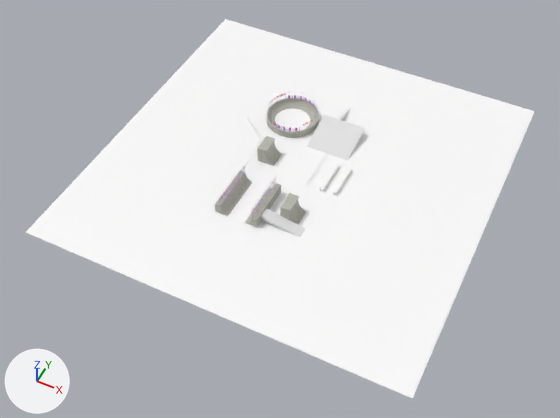
The Blender file data/levels/skate0/skate0.blend as it was, and as the next commit left it.
Rendered twice from a 50 mm camera at (121.0, -263.0, 291.0) aimed at (0.0, -21.0, -12.0). Arrows for +X, +Y and +Z are at lower left; the lights stay in place.

The scene before the commit, as lines of its bpy script (objects in view):
```python
ob_object10 = bpy.data.objects.new('object10', me_object10)
ob_object10.location = (25.0, 0.0, 1.0)
ob_object10.rotation_euler = (1.571, 0.0, 0.0)  # degrees (90, 0, 0)
ob_object12 = bpy.data.objects.new('object12', me_object12)
ob_object12.location = (-20.0, -33.5, 2.6)
ob_object12.rotation_euler = (1.571, 0.0, 0.0)  # degrees (90, 0, 0)
ob_object12_001 = bpy.data.objects.new('object12.001', me_object12_001)
ob_object12_001.location = (-3.8, -33.5, 2.6)
ob_object12_001.rotation_euler = (1.571, 0.0, 3.142)  # degrees (90, 0, 180)
ob_object12_002 = bpy.data.objects.new('object12.002', me_object12_004)
ob_object12_002.location = (-32.1, 31.9, 1.8)
ob_object12_002.rotation_euler = (1.571, 0.0, 0.0)  # degrees (90, 0, 0)
ob_object12_002.scale = (1.0, 0.739, 1.0)
ob_object4 = bpy.data.objects.new('object4', me_object4)
ob_object4.location = (18.0, 0.0, 1.0)
ob_object4.rotation_euler = (1.571, 0.0, 0.0)  # degrees (90, 0, 0)
ob_object5 = bpy.data.objects.new('object5', me_object5)
ob_object5.location = (9.1, 27.1, 1.6)
ob_object5.rotation_euler = (1.571, 0.0, 0.0)  # degrees (90, 0, 0)
ob_object6 = bpy.data.objects.new('object6', me_object6)
ob_object6.location = (5.0, 47.6, 1.5)
ob_object6.rotation_euler = (1.571, 0.0, 0.0)  # degrees (90, 0, 0)
ob_object7 = bpy.data.objects.new('object7', me_object7)
ob_object7.location = (-15.6, 0.0, 3.5)
ob_object7.rotation_euler = (1.571, 0.0, 0.0)  # degrees (90, 0, 0)
ob_object9 = bpy.data.objects.new('object9', me_object9)
ob_object9.location = (13.6, -31.6, 3.5)
ob_object9.rotation_euler = (1.571, 0.0, 0.0)  # degrees (90, 0, 0)
# also in view: 'object2' at (0.0, 0.0, 0.0)
```
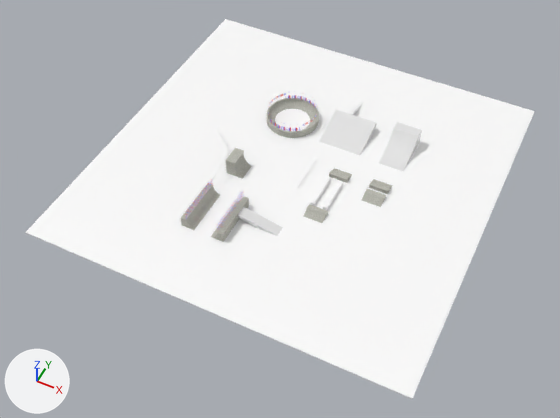
Pixel boxes [x1, y1, x2, y2] of what changed, in the pictures (560 x 418 px):
'object5', moved: before [307, 114, 365, 161]; after [319, 110, 377, 155]
'object12', moved: before [215, 170, 252, 216]; after [181, 183, 220, 230]
'Cube', added: after [379, 122, 422, 171]
'object12.001', moved: before [245, 183, 281, 227]; after [211, 196, 249, 242]
'object7', moved: before [257, 136, 282, 166]; after [226, 148, 252, 179]
'object5.001', moved: before [261, 208, 305, 237]; after [238, 207, 283, 236]
'object9', deleted: before [280, 193, 306, 224]
'object7.003', added: after [304, 204, 328, 223]
'object7.002', added: after [362, 189, 386, 207]
'object4', moved: before [320, 163, 339, 192]; after [311, 177, 330, 206]
'object10', moved: before [333, 167, 352, 196]; after [323, 181, 343, 210]
'object7.001', added: after [369, 179, 392, 194]
'object7.004', added: after [329, 168, 352, 183]
'object6', moved: before [337, 106, 352, 120]; after [348, 101, 363, 115]
'alignment_plane.001', moved: before [251, 178, 276, 216]; after [217, 194, 243, 230]
'alignment_plane.002', moved: before [220, 167, 245, 205]; after [185, 179, 213, 219]
'Cylinder.001', moved: before [306, 153, 327, 184]; after [297, 161, 315, 189]

What the commit changed:
Mesh me_object7_004 is new.
It has 24 vertices, 32 faces and spans x -2.99..4.36, y -5.78..-1.49, z -5.19..5.19.
It uses material mat_concrete1_wh (picture img_concrete1_2k_wh_jpg).
Mesh me_cube_002 is new.
It has 54 vertices, 41 faces and spans x -7.0..7.0, y -14.2..15.2, z -4.6..6.1.
It uses material mat_metal038 (its picture is missing).
Object 'object4' (ob_object4) moves from (18.0, 0.0, 1.0) to (17.9, -11.3, 1.0).
Object 'object5' (ob_object5) moves from (9.1, 27.1, 1.6) to (13.4, 33.7, 1.6).
Object 'object6' (ob_object6) moves from (5.0, 47.6, 1.5) to (9.3, 54.2, 1.5).
Object 'object7' (ob_object7) moves from (-15.6, 0.0, 3.5) to (-26.0, -15.3, 3.5).
Object 'object9' (ob_object9) is deleted.
Object 'object10' (ob_object10) moves from (25.0, 0.0, 1.0) to (25.0, -11.3, 1.0).
Object 'object12' (ob_object12) moves from (-20.0, -33.5, 2.6) to (-30.4, -48.8, 2.6).
Object 'object12.001' (ob_object12_001) moves from (-3.8, -33.5, 2.6) to (-14.2, -48.8, 2.6).
Object 'alignment_plane.002' (ob_alignment_plane_002) moves from (-20.7, -33.5, 8.0) to (-31.1, -48.8, 8.0).
Object 'alignment_plane.001' (ob_alignment_plane_001) moves from (-3.0, -33.5, 8.0) to (-13.4, -48.8, 8.0).
Object 'object5.001' (ob_object5_001) moves from (10.5, -39.7, 1.3) to (0.1, -44.0, 1.3).
Object 'Cylinder.001' (ob_cylinder_001) moves from (9.3, 2.4, 1.2) to (6.2, -2.5, 1.2).
Object 'object7.004' (ob_object7_004) is new; it shows me_object7_004.
Its location is (22.2, 4.0, 3.2).
Its rotation in degrees is (90, 0, 90).
Its scale is (1.0, 0.676, 1.0).
Object 'object7.003' (ob_object7_003) is new; it shows a copy of me_object7_004.
Its location is (22.2, -26.0, 3.2).
Its rotation in degrees is (90, 0, -90).
Its scale is (1.0, 0.676, 1.0).
Object 'Cube' (ob_cube) is new; it shows me_cube_002.
Its location is (43.5, 31.5, 2.9).
Object 'object7.002' (ob_object7_002) is new; it shows a copy of me_object7_004.
Its location is (43.9, -3.1, 3.2).
Its rotation in degrees is (90, 0, -90).
Its scale is (1.0, 0.676, 1.0).
Object 'object7.001' (ob_object7_001) is new; it shows a copy of me_object7_004.
Its location is (43.9, 5.8, 3.2).
Its rotation in degrees is (90, 0, 90).
Its scale is (1.0, 0.676, 1.0).
